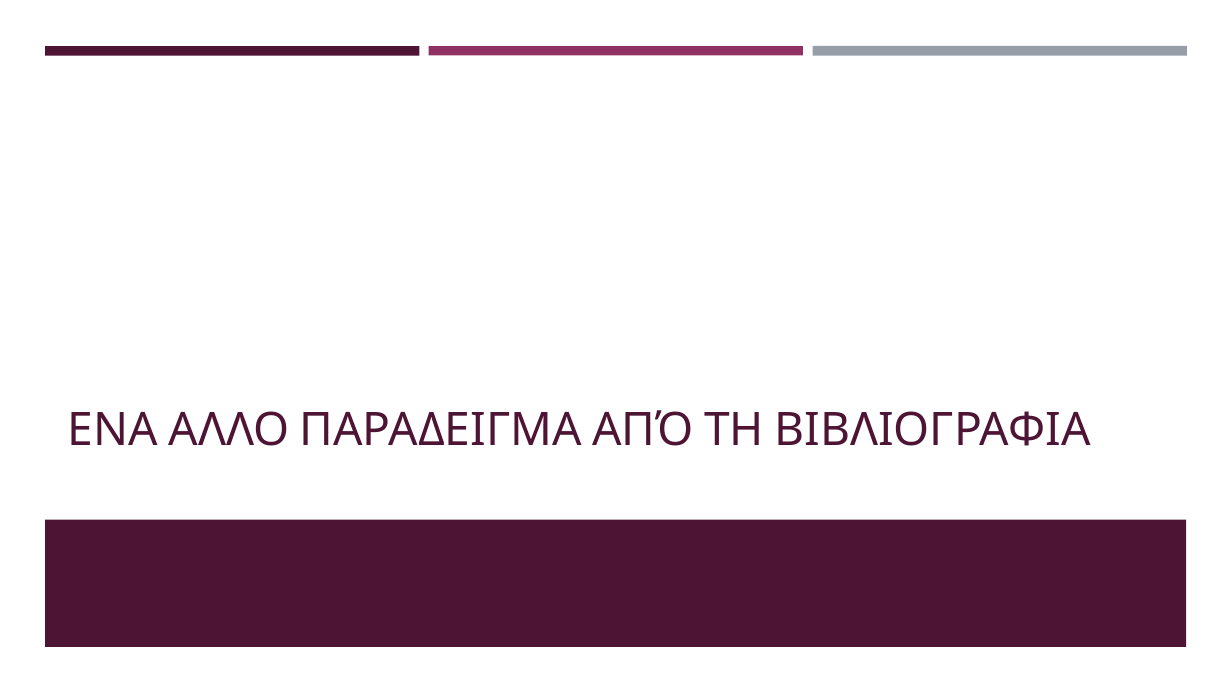
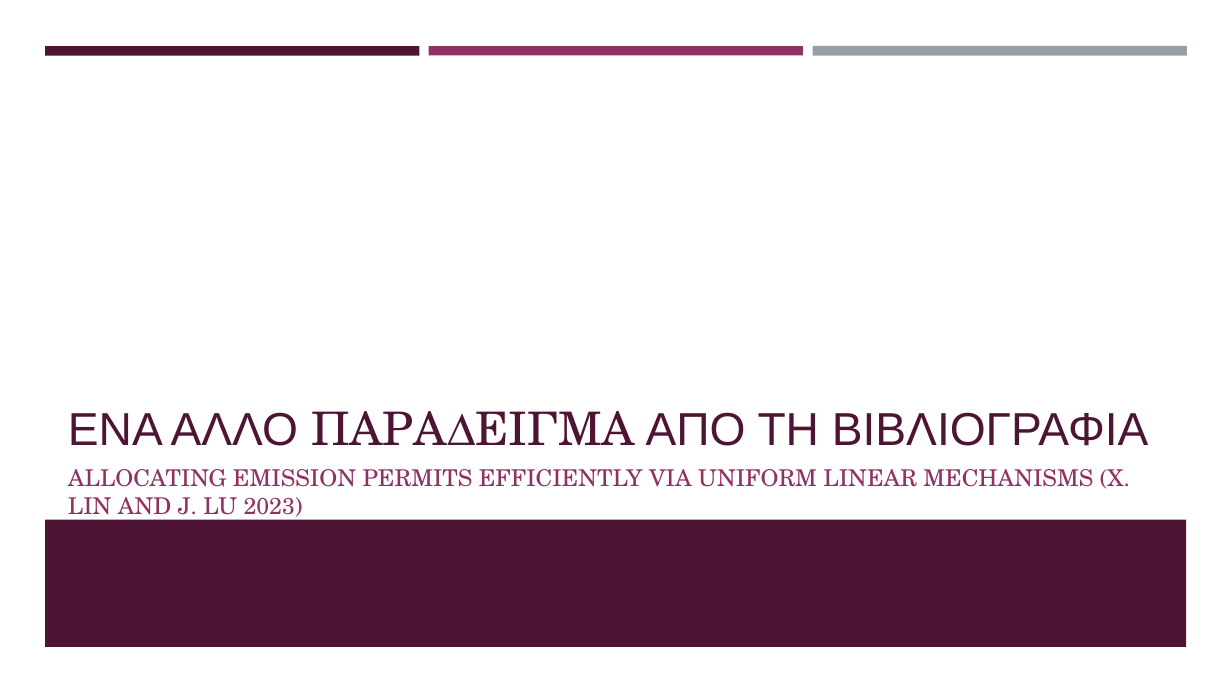
Before and after one commit to kwpap/Diplomatiki_kwpap_step_1, a slide deck: slide 25 of Thesis/Παρουσίαση.pptx (slide 19 before the commit). Drawn at 1232x693 pixels with LibreOffice and Linux fonts; fonts in the diff are those of the drawing. Boxes give left, top, right and bottom in pixels: in the first picture for what was removed or moved away, otherwise in the second. Text is boxed around its words. In the diff, an @@ line names an element or a change of style, - is before the commit and + after.

```diff
--- a/Thesis/Παρουσίαση.pptx
+++ b/Thesis/Παρουσίαση.pptx
@@ title at (68,411,1149,446): text changed; font Cabin to Arial @@
-ΕΝΑ ΑΛΛΟ ΠΑΡΑΔΕΙΓΜΑ ΑΠΌ ΤΗ ΒΙΒΛΙΟΓΡΑΦΙΑ
+ΕΝΑ ΑΛΛΟ ΠΑΡΑΔΕΙΓΜΑ ΑΠΟ ΤΗ ΒΙΒΛΙΟΓΡΑΦΙΑ
@@ text added at (68,469,1130,521), 18 pt, text #903163 @@
+ALLOCATING EMISSION PERMITS EFFICIENTLY VIA UNIFORM LINEAR MECHANISMS (X. LIN AND J. LU 2023)
```
Also in this commit, not shown: 19 other slides changed, 16 slides added, 4 slides removed, 2 other files.
